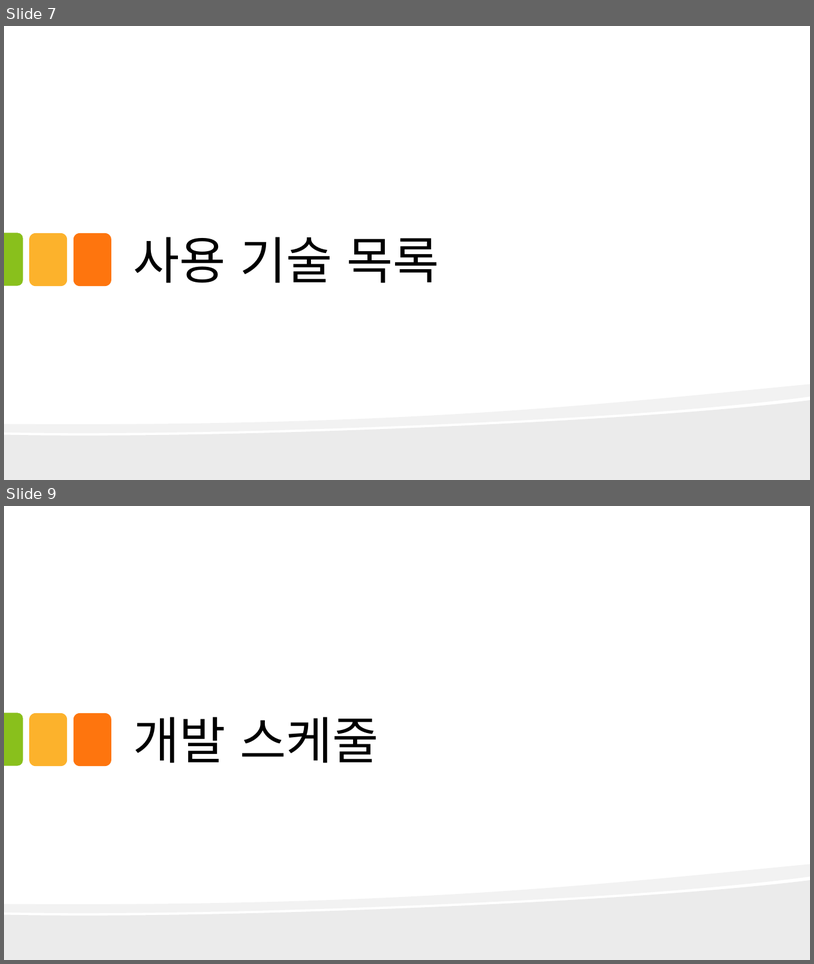
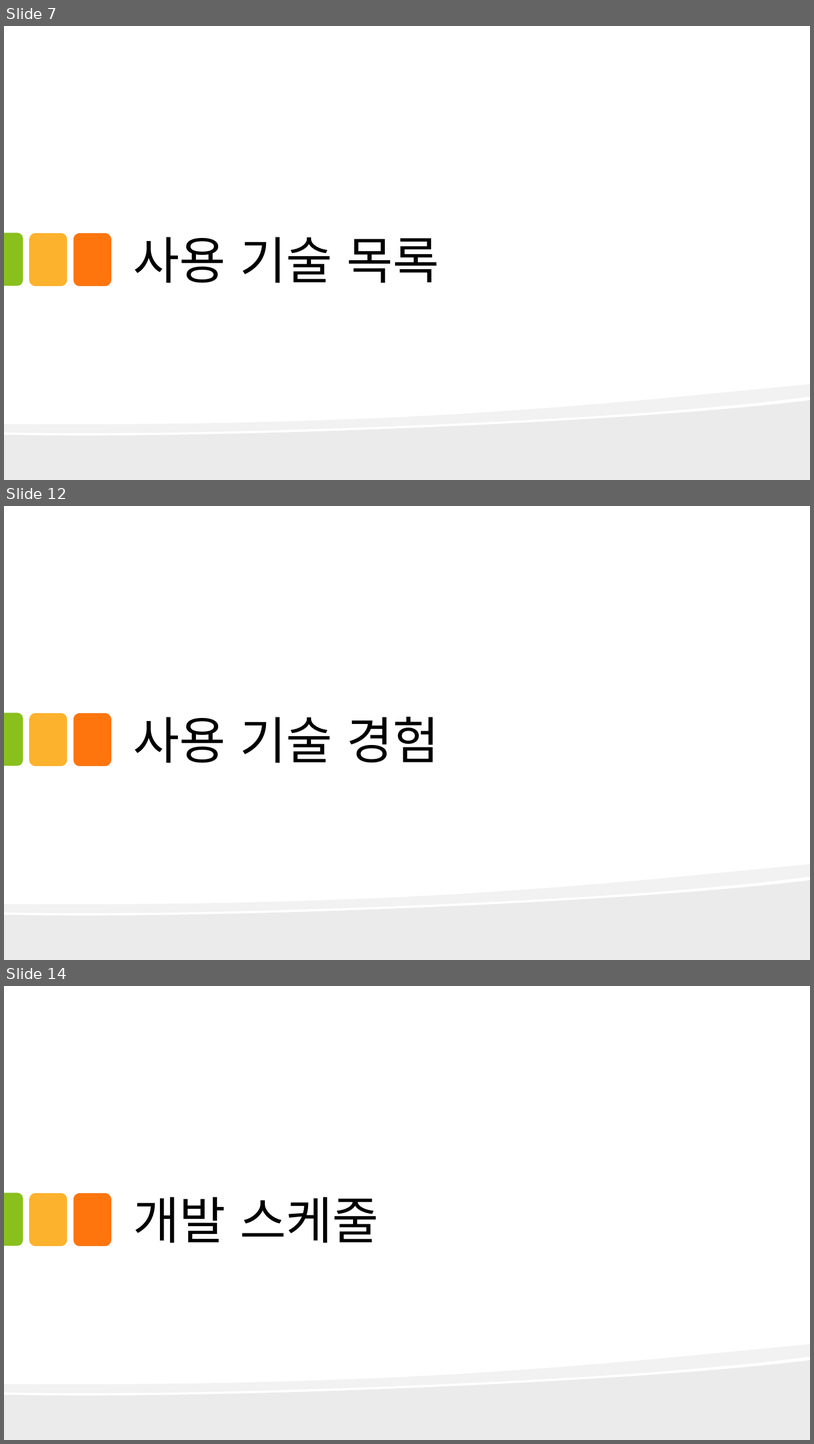
Before and after one commit to kjayvam/HTML, a slide deck: project/ppt/김영민_포트폴리오 요약 보고서.pptx. Shown one above the other, each under a label of ours: slides 7 and 9 before the commit, slides 7, 12 and 14 after it; the slides between them are not shown. The pictures are 814x964 and 814x1444 pixels, drawn with LibreOffice and Linux fonts; fonts in the diff are those of the drawing. Boxes give left, top, right and bottom in pixels: in the first picture for what was removed or moved away, otherwise in the second. Text is boxed around its words. In the diff, an @@ line names an element or a change of style, - is before the commit and + after.

```diff
--- a/project/ppt/김영민_포트폴리오 요약 보고서.pptx
+++ b/project/ppt/김영민_포트폴리오 요약 보고서.pptx
@@ slide 12 added at [4,506,810,960], background #FFFFFF; not listed: 5 template elements that a slide beside it also shows @@
@@ title added at [133,717,440,763], 60 pt, text #000000 @@
+사용 기술 경험
@@ what was slide 9 is now slide 14 @@
```
Also in this commit, not shown: 8 slides changed, 8 other slides added, 3 other files.
